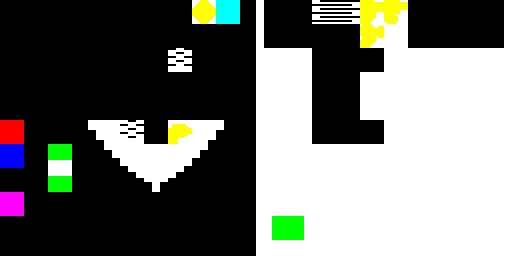
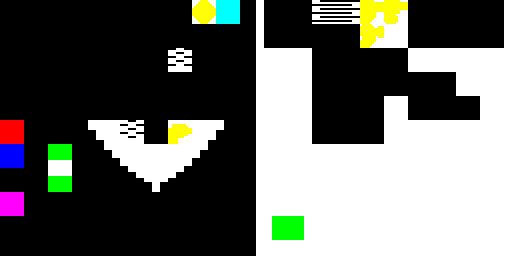
The second 512x256 image is a revision of the first. Changes to its layers:
added layer "Pasted Layer" above "Background" over left=384, top=48, right=408, bottom=72
painted on "Background" over left=360, top=72, right=480, bottom=120
